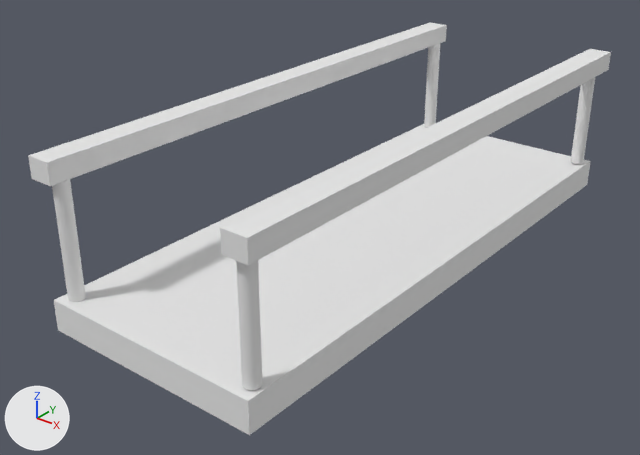
An edit to the OBJ model level design/level design/Assets/models/BayMesh/catwalk.obj, drawn before and after from the same camera.
Both versions are drawn from a camera (50 mm lens) standing at (2.11, -6.07, 4.28) and looking at (-0.08, -3.32, 2.58). Lighting does not change. The marker at lower left points along +X, +Y and +Z. Where no turn or scale is listed for an object, it has been applied to the vertices.

The older version as bpy lines, for what is in view:
```python
mat_initialshadinggroup = principled_material('initialShadingGroup')
mat_initialshadinggroup.base_color = (0.8, 0.8, 0.8)  # white #e7e7e7
mat_initialshadinggroup.roughness = 1.0
me_catwalk = bpy.data.meshes.new('catwalk')
me_catwalk.from_pydata(...)  # a 14-sided cylinder along z spanning x -0.47..-0.4, y -4.39..-4.33, z 2.57..3.06; a 14-sided cylinder along z spanning x 0.43..0.5, y -4.39..-4.33, z 2.57..3.06; a box spanning x -0.51..-0.4, y -4.43..-1.8, z 3.06..3.15; a box spanning x -0.49..0.51, y -4.43..-1.8, z 2.43..2.57; a 14-sided cylinder along z spanning x -0.47..-0.4, y -1.9..-1.84, z 2.57..3.06; a 14-sided cylinder along z spanning x 0.43..0.5, y -1.9..-1.84, z 2.57..3.06; a box spanning x 0.43..0.53, y -4.43..-1.8, z 3.06..3.15
me_catwalk.materials.append(mat_initialshadinggroup)  # white #e7e7e7
ob_catwalk = bpy.data.objects.new('catwalk', me_catwalk)
ob_catwalk.location = (0.0, 0.0, 0.0)
```
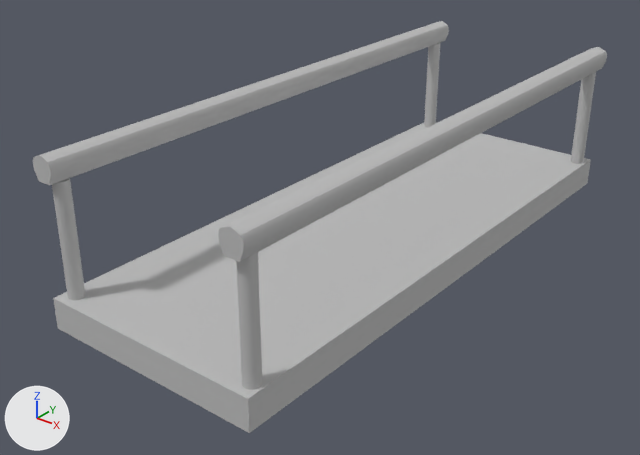
Location of each change, (x1, y1, x2, y2) in pixels of the pictures (640 x 455 px; the box of a moved part takes in the faces that stretch with it):
'catwalk', recoloured, reshaped
    before: (28, 22, 611, 435)
    after: (33, 21, 607, 433)
part 1 of me_catwalk, moved or reshaped
    before: (54, 124, 591, 435)
    after: (53, 122, 591, 433)
part 2 of me_catwalk, built on
    before: (28, 22, 611, 265)
    after: (33, 21, 607, 262)

The change, as a list of edits to the scene's bpy script:
```text
Change mat_initialshadinggroup:
    mat_initialshadinggroup.base_color: (0.8, 0.8, 0.8) -> (0.5, 0.5, 0.5)  # white #e7e7e7 -> grey #bcbcbc
Change me_catwalk:
    used by ob_catwalk; location = (0.0, 0.0, 0.0)
    remove me_catwalk.from_pydata(...)  # 144 vertices, 186 faces; spans x -0.51..0.53, y -4.43..-1.8, z 2.43..3.15
    add me_catwalk.from_pydata(...)  # 188 vertices, 230 faces; spans x -0.49..0.52, y -4.43..-1.8, z 2.44..3.17
    me_catwalk part 1: the loose piece of 8 vertices spanning x -0.49..0.51, y -4.43..-1.8, z 2.43..2.57 is moved by (0.0, 0.0, 0.01)
    me_catwalk part 2
    12 vertices are removed from x -0.51..0.53, y -4.43..-1.8, z 3.06..3.15
    12 faces are deleted
    22 vertices are added at x -0.49..0.52, y -4.43, z 3.06..3.17
    22 new vertices lie (0.0, 2.63, 0.0) away from vertices in x -0.49..0.52, y -4.43, z 3.06..3.17
    12 new vertices lie (-0.05, 0.0, 0.0) away from vertices in x -0.39..0.52, y -4.43..-1.8, z 3.1..3.14
    56 new faces join them
```
